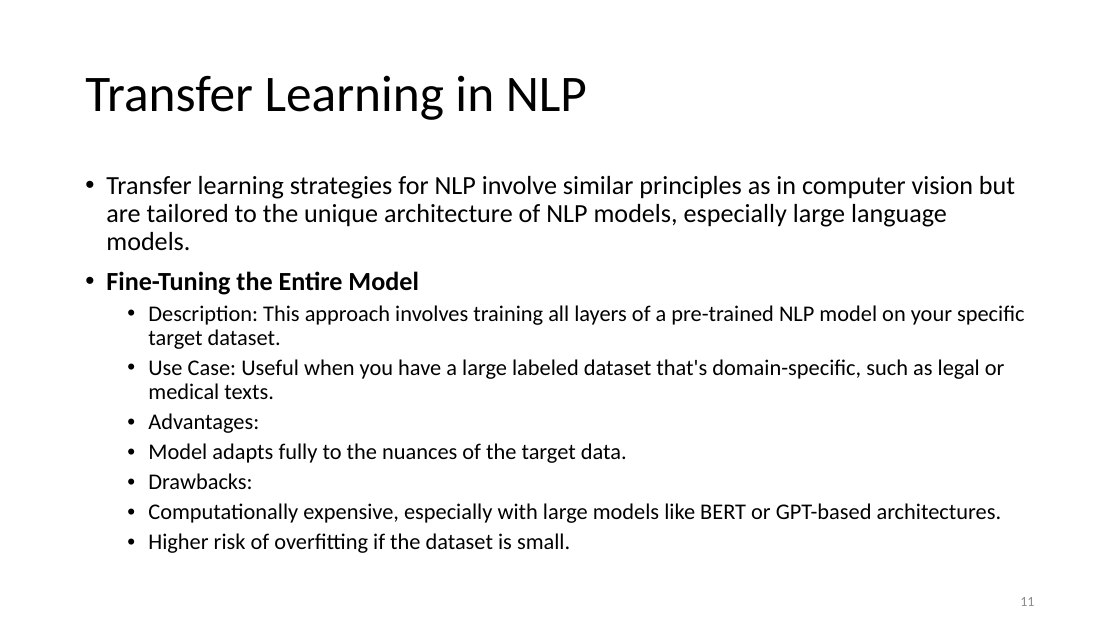
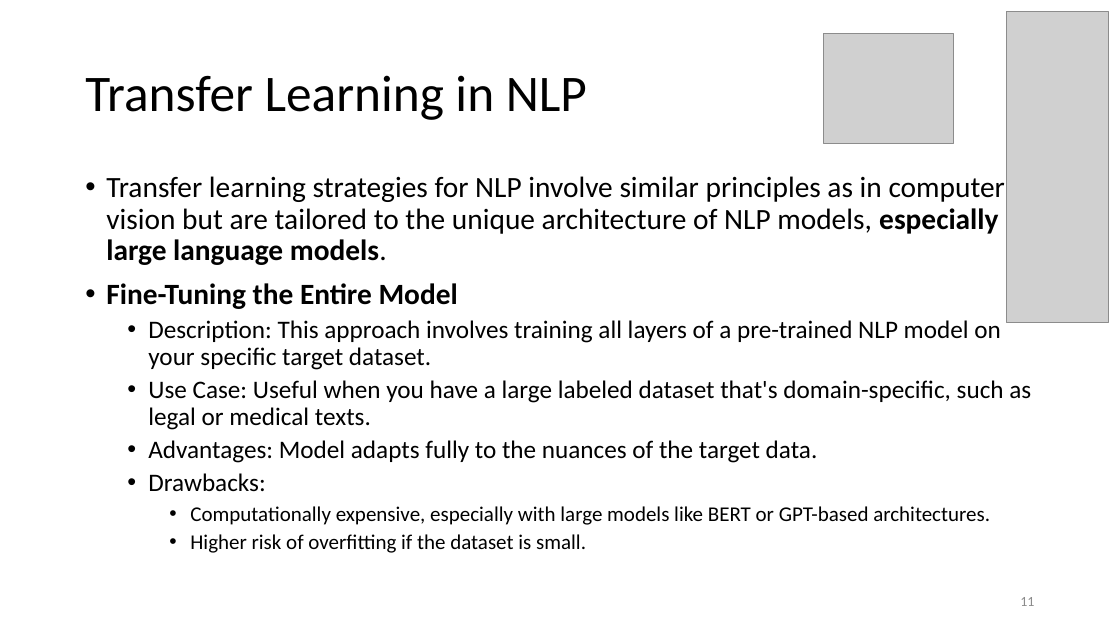
Before and after one commit to motazsaad/NLP-Seminar, a slide deck: slide 11 of slides/LLMs/Transfer learning (finetunning).pptx. Drawn at 1120x630 pixels with LibreOffice and Linux fonts; fonts in the diff are those of the drawing; grey boxes stand for pictures. Boxes give left, top, right and bottom in pixels: in the first picture for what was removed or moved away, otherwise in the second. Text is boxed around its words. In the diff, an @@ line names an element or a change of style, - is before the commit and + after.

Commit message:
add transfer learning materials

```diff
--- a/slides/LLMs/Transfer learning (finetunning).pptx
+++ b/slides/LLMs/Transfer learning (finetunning).pptx
@@ picture added at <box>1007,12,1108,323</box> @@
@@ picture added at <box>823,34,954,144</box> @@
@@ text at <box>106,176,1031,553</box>: size 22.4 to 25.2 pt in "Transfer learning strategies for NLP involve similar ...", "Fine-Tuning the Entire Model"; bold on in "especially large language models."; size 19.2 to 21.6 pt in "Description: This approach involves training all layers ...", "Use Case: Useful when you have a ...", "Drawbacks:"; size 19.2 to 18 pt in "Computationally expensive, especially with large models like ...", "Higher risk of overfitting if the dataset ..."; list level 2 to 3 in "Computationally expensive, especially with large ..."; list level 2 to 3 in "Higher risk of overfitting if ..." @@
@@ text at <box>148,440,818,463</box>: text changed; size 19.2 to 21.6 pt @@
-  • Advantages:
-  • Model adapts fully to the nuances of the target data.
+  • Advantages: Model adapts fully to the nuances of the target data.
```
Also in this commit, not shown: 6 other slides changed, 23 slides added, 2 slides removed, 5 other files.
